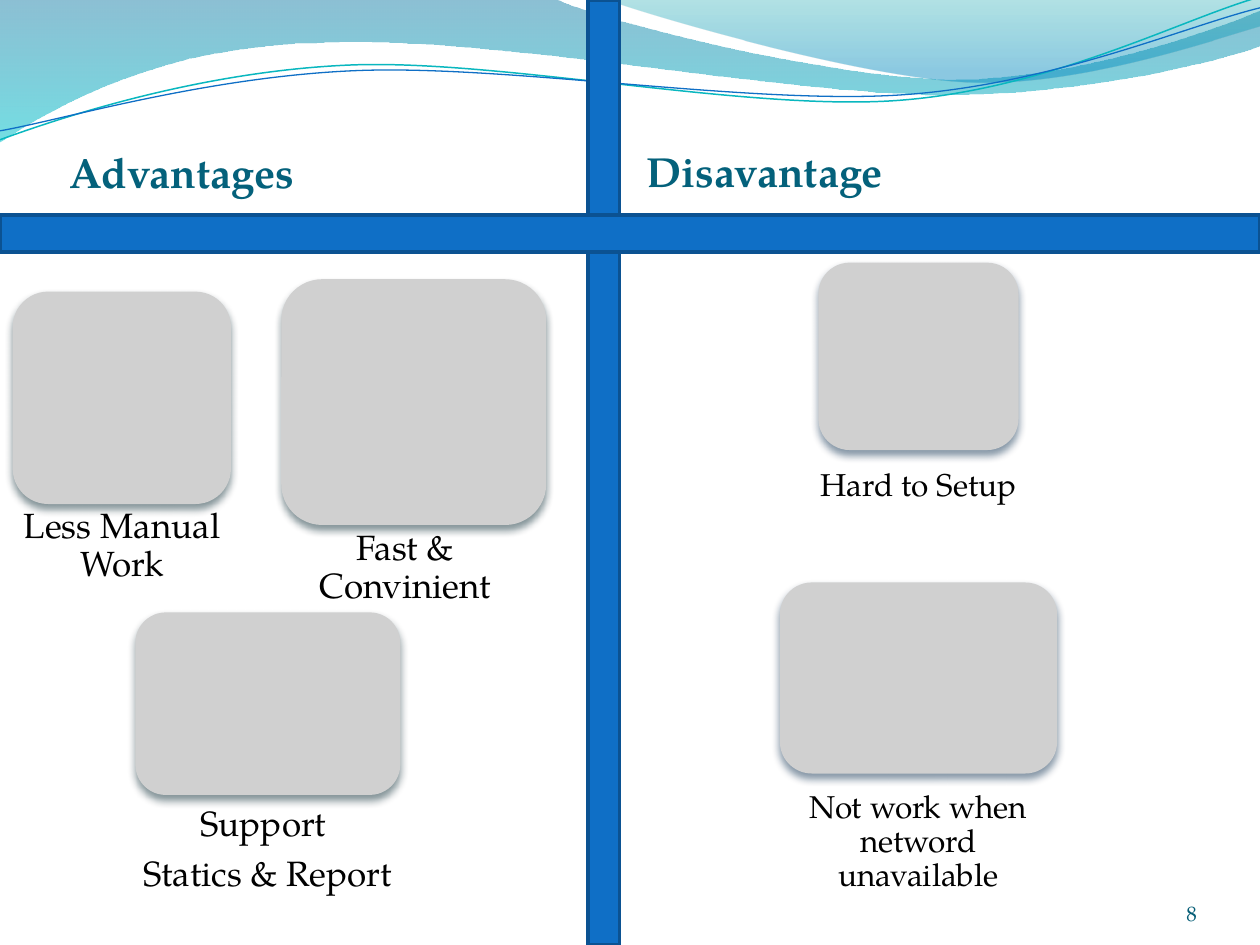
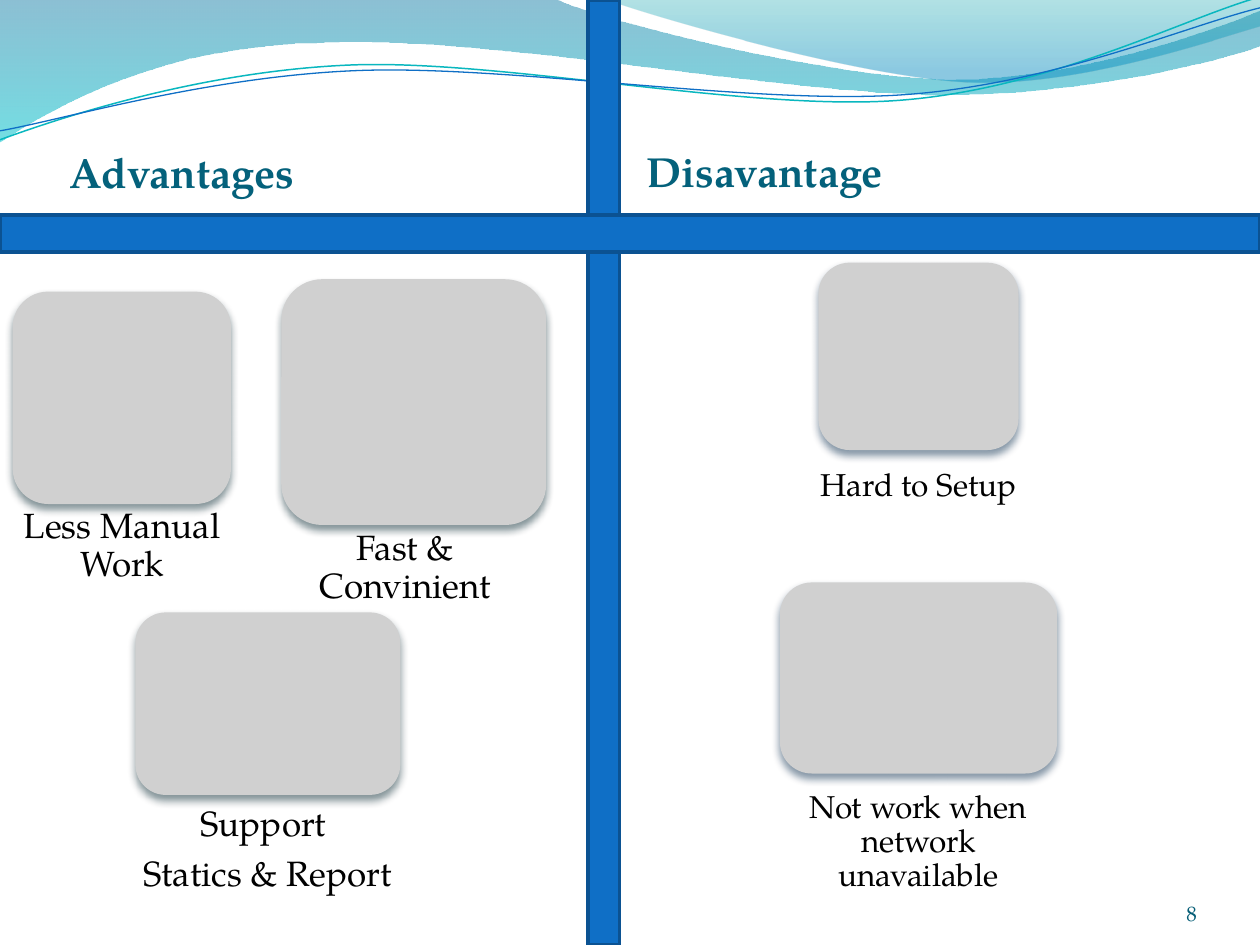
Before and after one commit to conanak99/roll-system-mobile, a slide deck: slide 8 of Document/Slide/Slide thuyet trinh.pptx. Drawn at 1260x945 pixels with LibreOffice and Linux fonts; fonts in the diff are those of the drawing; grey boxes stand for pictures; background and template pictures are left out. Boxes give left, top, right and bottom in pixels: in the first picture for what was removed or moved away, otherwise in the second. Text is boxed around its words. In the diff, an @@ line names an element or a change of style, - is before the commit and + after.

```diff
--- a/Document/Slide/Slide thuyet trinh.pptx
+++ b/Document/Slide/Slide thuyet trinh.pptx
@@ text at (810,795,1027,887): text changed @@
-Not work when netword unavailable
+Not work when network unavailable
```
Also in this commit, not shown: 1 other slide changed, 21 other files.
